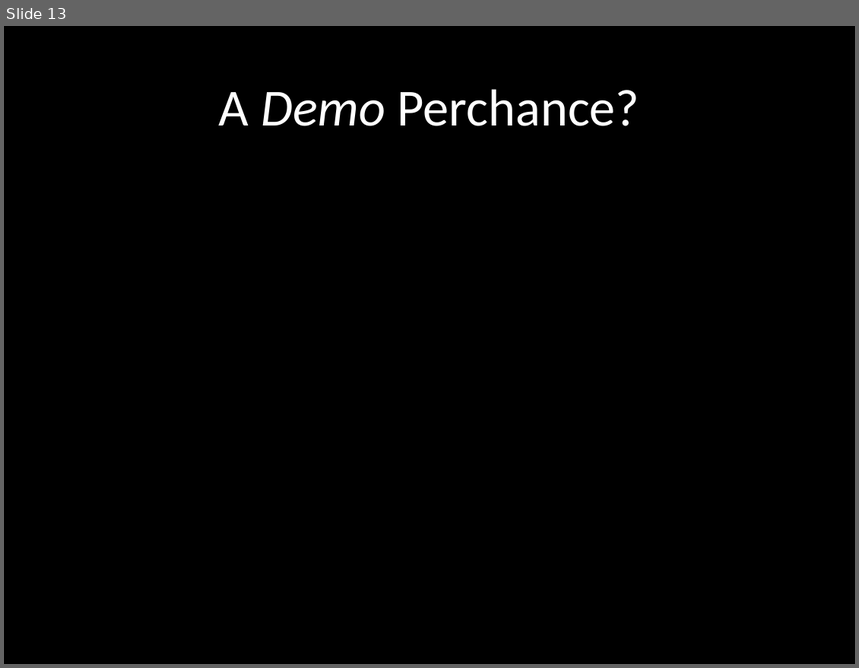
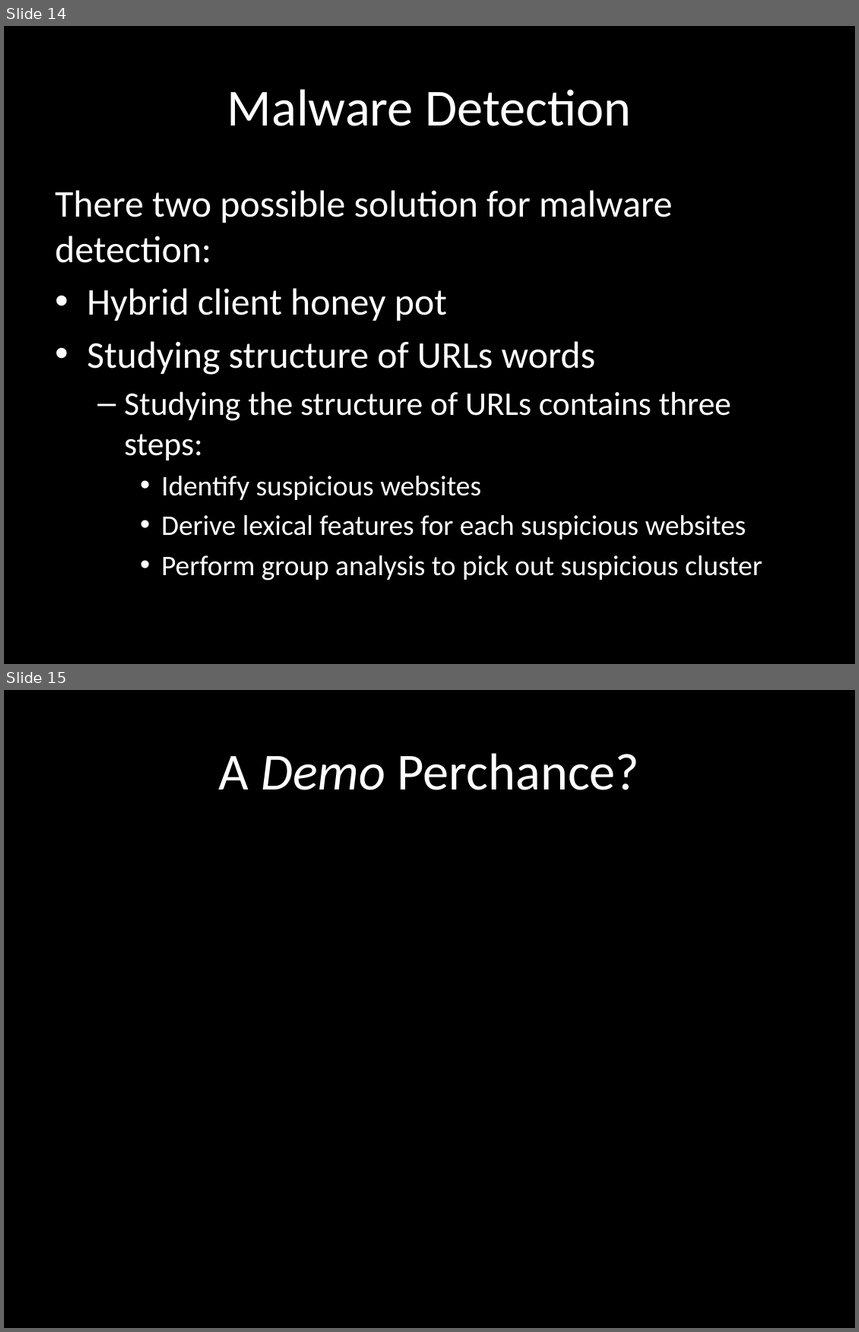
Before and after one commit to chrissorchard/malucrawl, a slide deck: doc/pres1/wk4-progress.pptx. Shown one above the other, each under a label of ours: slide 13 before the commit, slides 14 and 15 after it. The pictures are 859x668 and 859x1332 pixels, drawn with LibreOffice and Linux fonts; fonts in the diff are those of the drawing; background and template pictures are left out. Boxes give left, top, right and bottom in pixels: in the first picture for what was removed or moved away, otherwise in the second. Text is boxed around its words. In the diff, an @@ line names an element or a change of style, - is before the commit and + after.

Commit message:
added Malware detection slides

```diff
--- a/doc/pres1/wk4-progress.pptx
+++ b/doc/pres1/wk4-progress.pptx
@@ slide 14 added at (4,26,855,664), background picture (left out) @@
@@ title added at (227,89,631,126), 44 pt, text #FFFFFF @@
+Malware Detection
@@ text added at (55,190,762,581), 24 pt, text #FFFFFF @@
+There two possible solution for malware detection:
+• Hybrid client honey pot
+• Studying structure of URLs words
+  – Studying the structure of URLs contains three steps:
+    • Identify suspicious websites
+    • Derive lexical features for each suspicious websites
+    • Perform group analysis to pick out suspicious cluster
@@ what was slide 13 is now slide 15 @@
```
Also in this commit, not shown: 1 slide changed, 1 other slide added.
